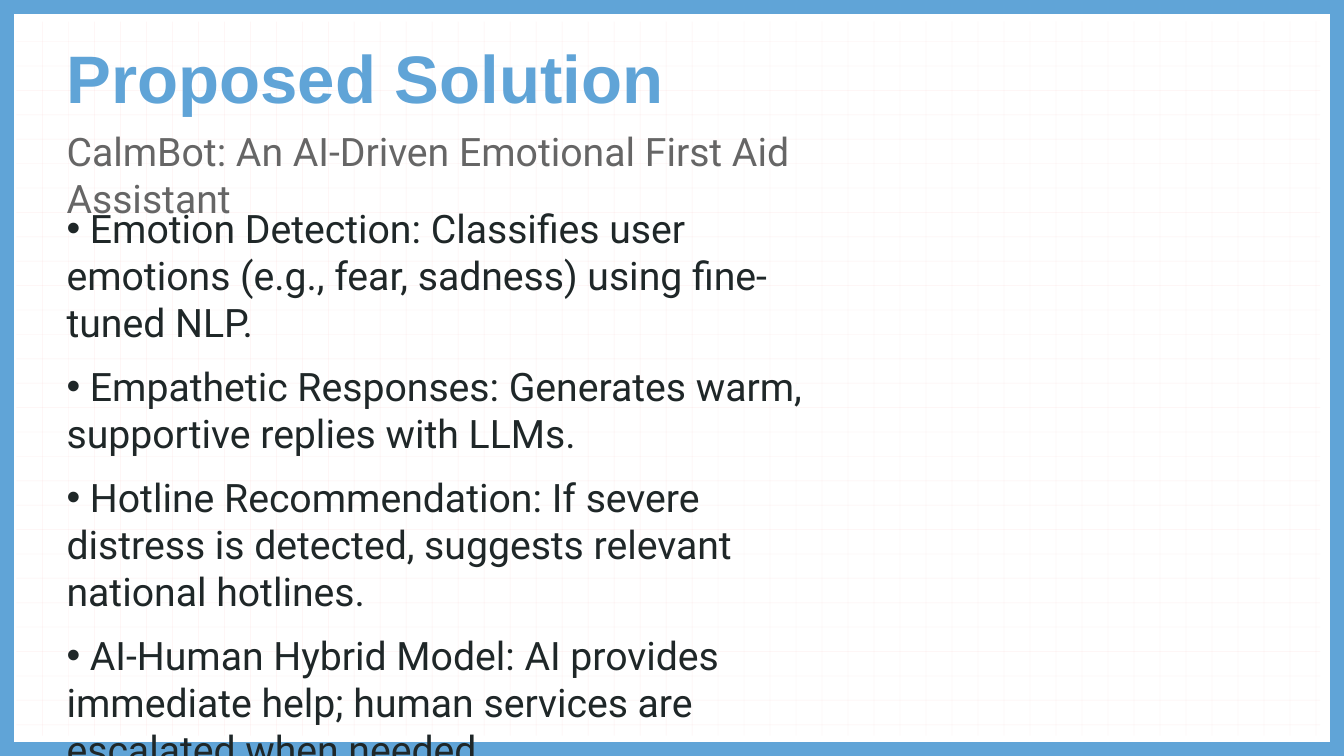
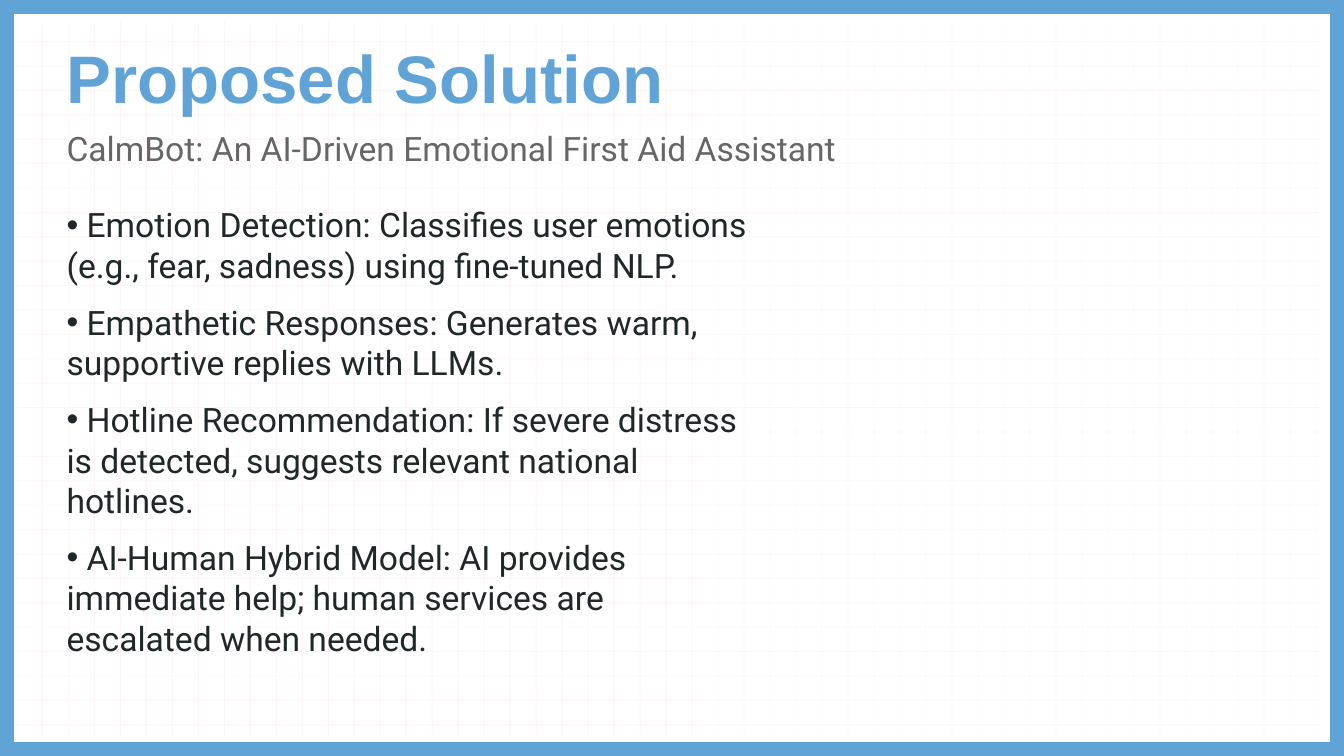
Before and after one commit to hhhh3110/calmbot-project, a slide deck: slide 3 of CalmBot.pptx. Drawn at 1344x756 pixels with LibreOffice and Linux fonts; fonts in the diff are those of the drawing; background and template pictures are left out. Boxes give left, top, right and bottom in pixels: in the first picture for what was removed or moved away, otherwise in the second. Text is boxed around its words. In the diff, an @@ line names an element or a change of style, - is before the commit and + after.

```diff
--- a/CalmBot.pptx
+++ b/CalmBot.pptx
@@ text "CalmBot: An AI-Driven Emotional First ..." at [67, 136, 836, 162]: size 28 to 24 pt @@
@@ text "Emotion Detection: Classifies user emotions ..." at [67, 211, 747, 617]: size 28 to 24 pt @@
```
Also in this commit, not shown: 1 other slide changed.
